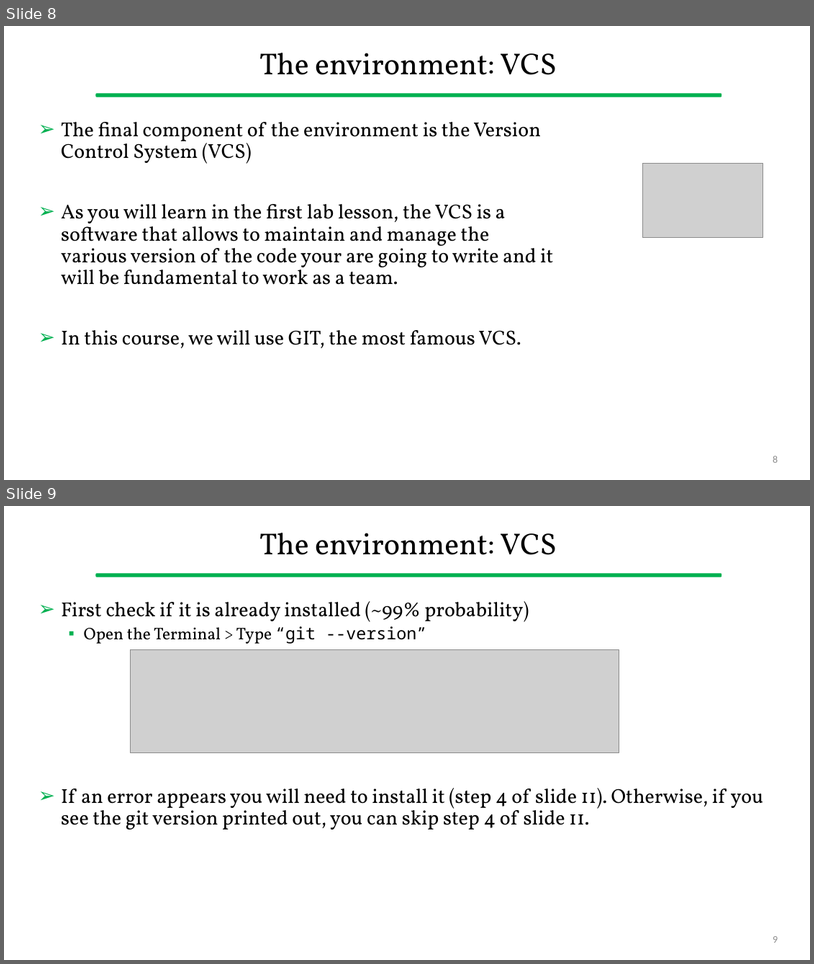
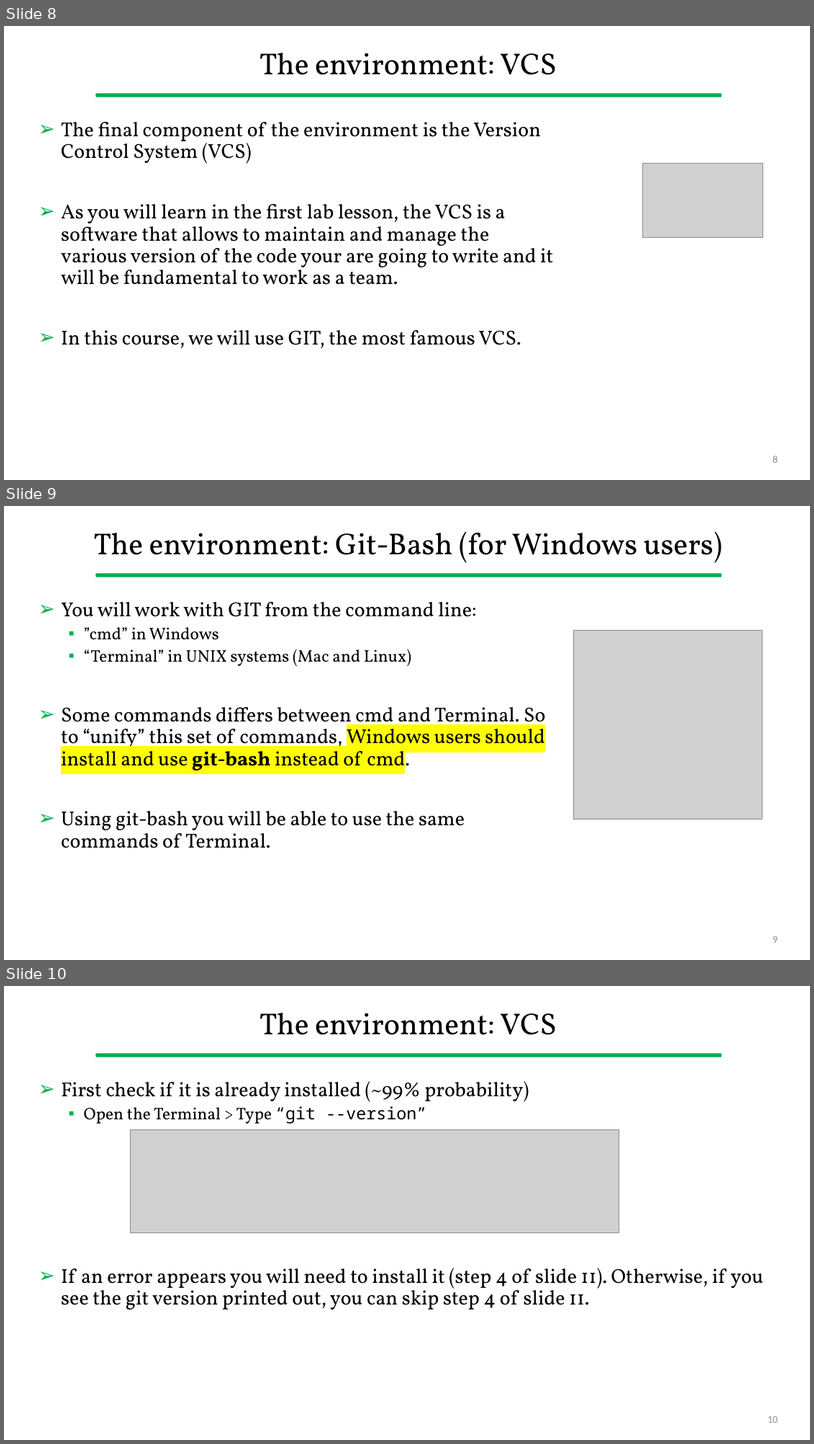
Before and after one commit to gcappon/bwthw, a slide deck: guides/setup_development_environment.pptx. Shown one above the other, each under a label of ours: slides 8 and 9 before the commit, slides 8, 9 and 10 after it. The pictures are 814x964 and 814x1444 pixels, drawn with LibreOffice and Linux fonts; fonts in the diff are those of the drawing; grey boxes stand for pictures. Boxes give left, top, right and bottom in pixels: in the first picture for what was removed or moved away, otherwise in the second. Text is boxed around its words. In the diff, an @@ line names an element or a change of style, - is before the commit and + after.

Commit message:
[master] added a terminal primer to lesson 1 material and update the env setup guide

```diff
--- a/guides/setup_development_environment.pptx
+++ b/guides/setup_development_environment.pptx
@@ slide 9 added at (4,506,810,960), background #FFFFFF; not listed: 1 template element that a slide beside it also shows @@
@@ title added at (94,532,723,563), 36 pt, text #000000 @@
+The environment: Git-Bash (for Windows users)
@@ text added at (61,602,545,848), 24 pt, text #000000 @@
+➢ You will work with GIT from the command line:
+  ▪ ”cmd” in Windows
+  ▪ “Terminal” in UNIX systems (Mac and Linux)
+➢ Some commands differs between cmd and Terminal. So to “unify” this set of commands, Windows users should install and use git-bash instead of cmd.
+➢ Using git-bash you will be able to use the same commands of Terminal.
@@ picture added at (574,630,763,818) @@
@@ page number added at (773,936,778,942), 12 pt, text #8C8C8C @@
+9
@@ what was slide 9 is now slide 10 @@
@@ page number at (768,1416,778,1422): text changed @@
-9
+10
```
Also in this commit, not shown: 2 slides changed, 3 other files.
